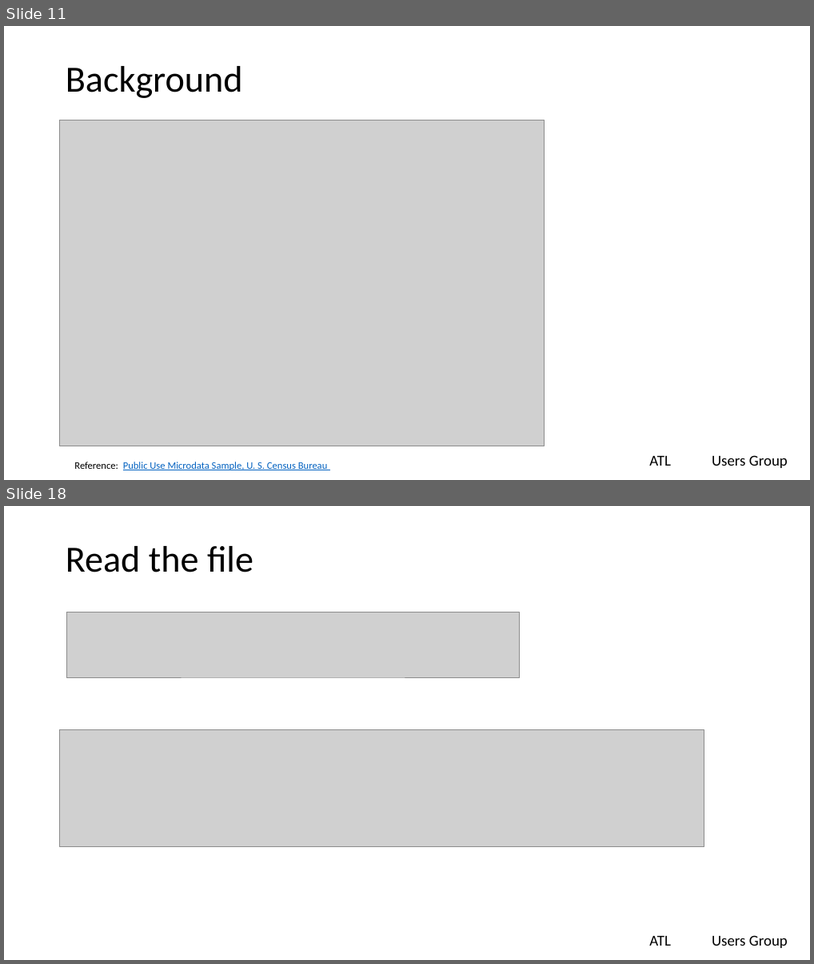
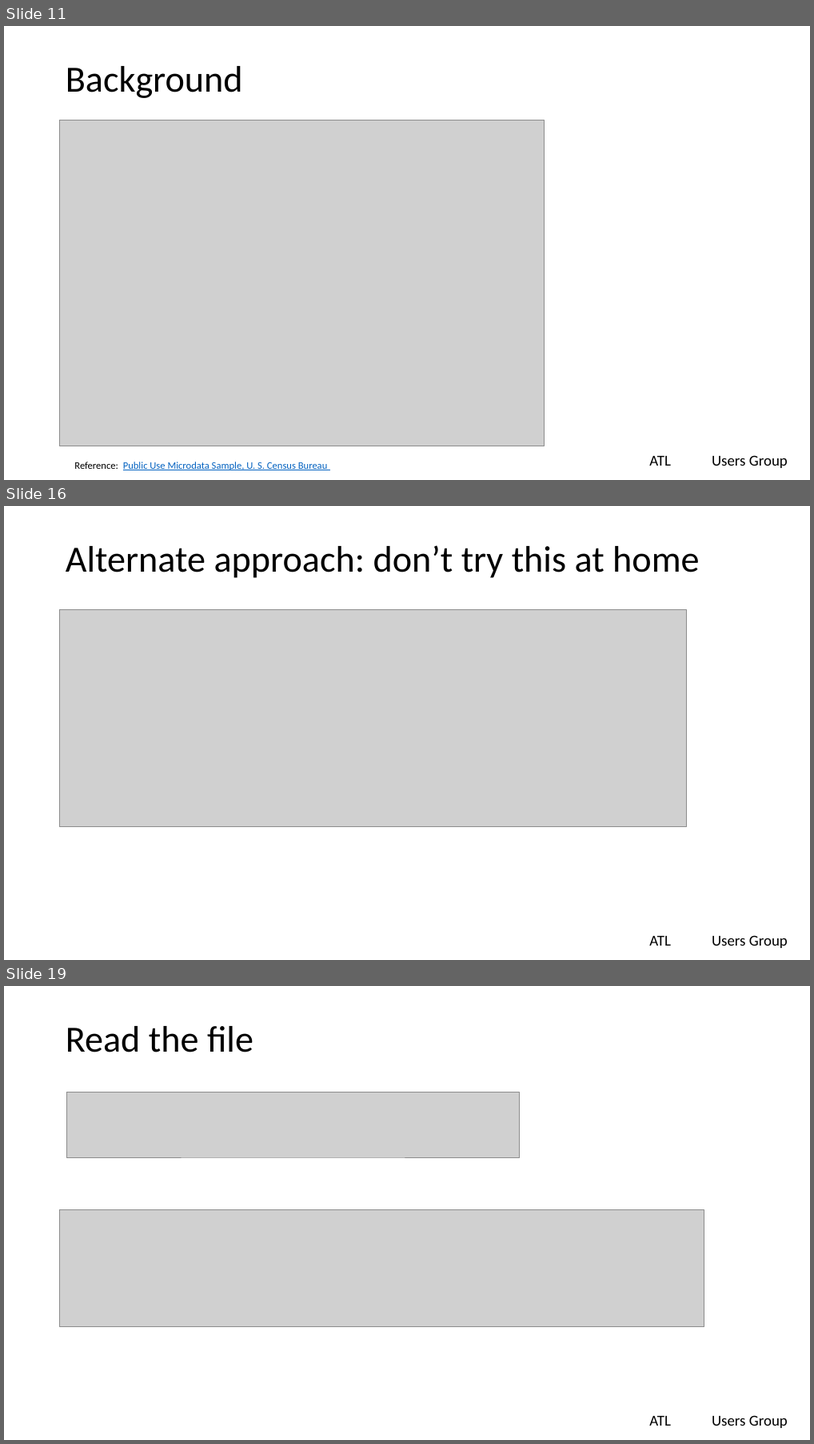
Before and after one commit to lgreski/readingFilesInR, a slide deck: presentation/readingFixedFilesInR.pptx. Shown one above the other, each under a label of ours: slides 11 and 18 before the commit, slides 11, 16 and 19 after it; the slides between them are not shown. The pictures are 814x964 and 814x1444 pixels, drawn with LibreOffice and Linux fonts; fonts in the diff are those of the drawing; grey boxes stand for pictures; background and template pictures are left out. Boxes give left, top, right and bottom in pixels: in the first picture for what was removed or moved away, otherwise in the second. Text is boxed around its words. In the diff, an @@ line names an element or a change of style, - is before the commit and + after.

```diff
--- a/presentation/readingFixedFilesInR.pptx
+++ b/presentation/readingFixedFilesInR.pptx
@@ slide 16 added at bbox=[4, 506, 810, 960], background #FFFFFF; not listed: 2 template elements that a slide beside it also shows @@
@@ title added at bbox=[66, 545, 699, 578], 44 pt, text #000000 @@
+Alternate approach: don’t try this at home
@@ picture added at bbox=[60, 610, 687, 827] @@
@@ what was slide 18 is now slide 19 @@
```
Also in this commit, not shown: 6 slides changed, 5 other slides added, 1 slide removed.
